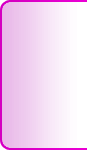
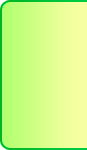
Layers edited between the first and the second 87 × 150 image:
painted on "Фигура 29" over <box>0,0,87,150</box>
